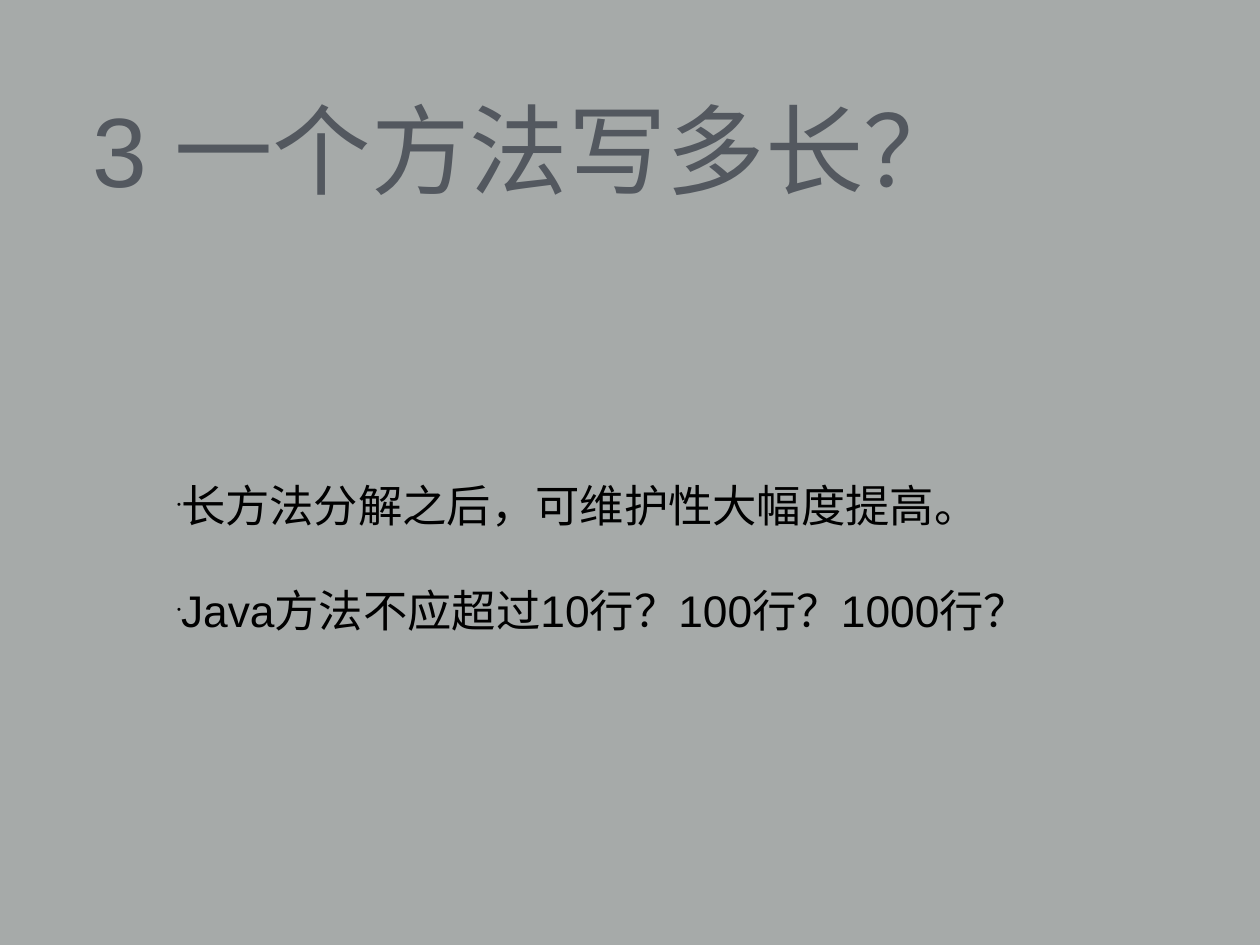
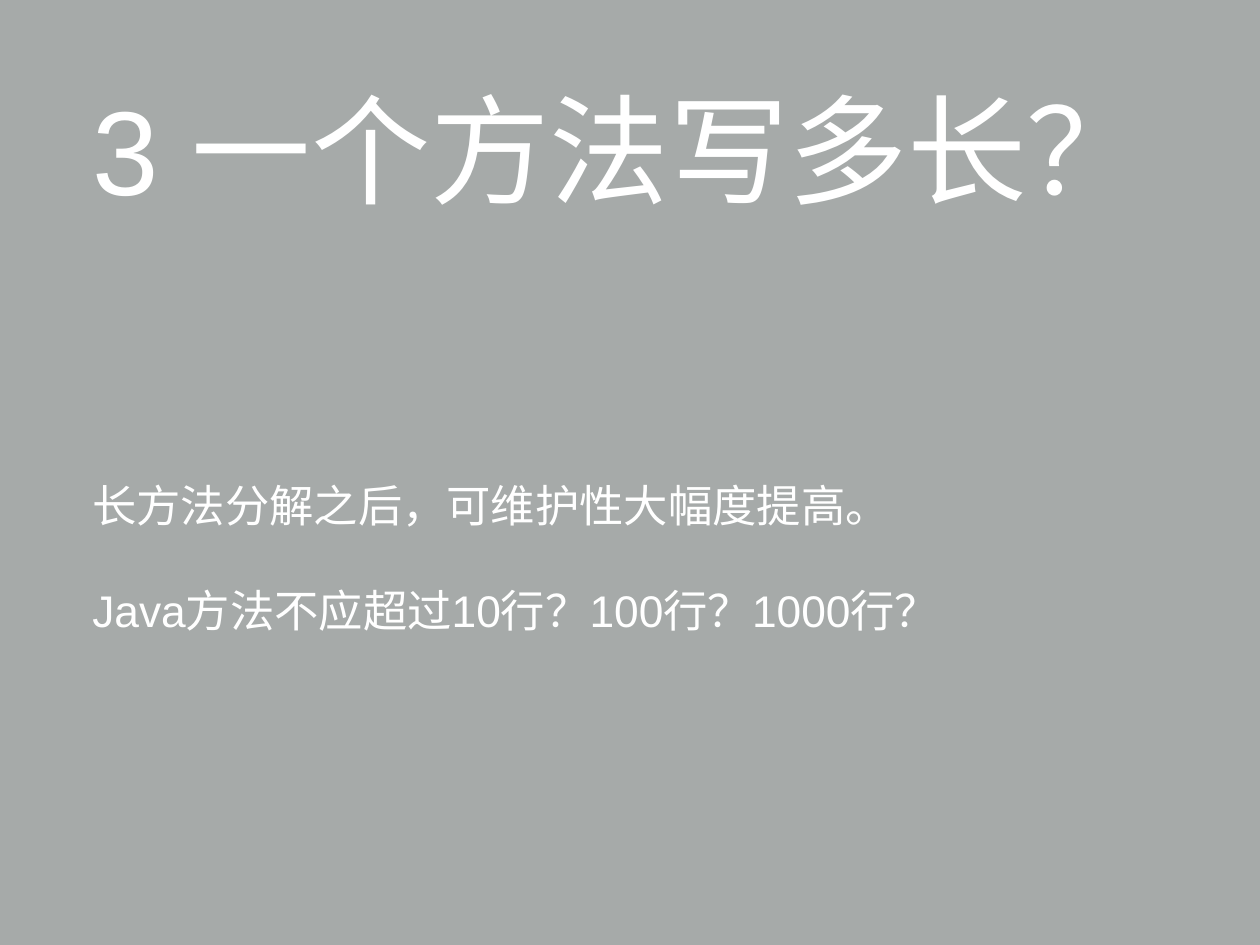
Before and after one commit to universsky/Clean_Code, a slide deck: slide 36 of 整洁的代码与规范_陈光剑2015-8-14.ppt. Drawn at 1260x945 pixels with LibreOffice and Linux fonts; fonts in the diff are those of the drawing. Boxes give left, top, right and bottom in pixels: in the first picture for what was removed or moved away, otherwise in the second. Text is boxed around its words. In the diff, an @@ line names an element or a change of style, - is before the commit and + after.

```diff
--- a/整洁的代码与规范_陈光剑2015-8-14.ppt
+++ b/整洁的代码与规范_陈光剑2015-8-14.ppt
@@ title "3 一个方法写多长？" at [92, 94, 1147, 205]: size 80 to 97 pt, text colour #53585F to #FFFFFF @@
@@ text "长方法分解之后，可维护性大幅度提高。" at [92, 485, 939, 631]: text colour #000000 to #FFFFFF; font Arial to Noto Sans CJK SC in "Java方法不应超过10行？100行？1000行？"; bullet • to none @@
```
Also in this commit, not shown: 43 other slides changed, 1 slide added, 1 slide removed, 2 other files.
